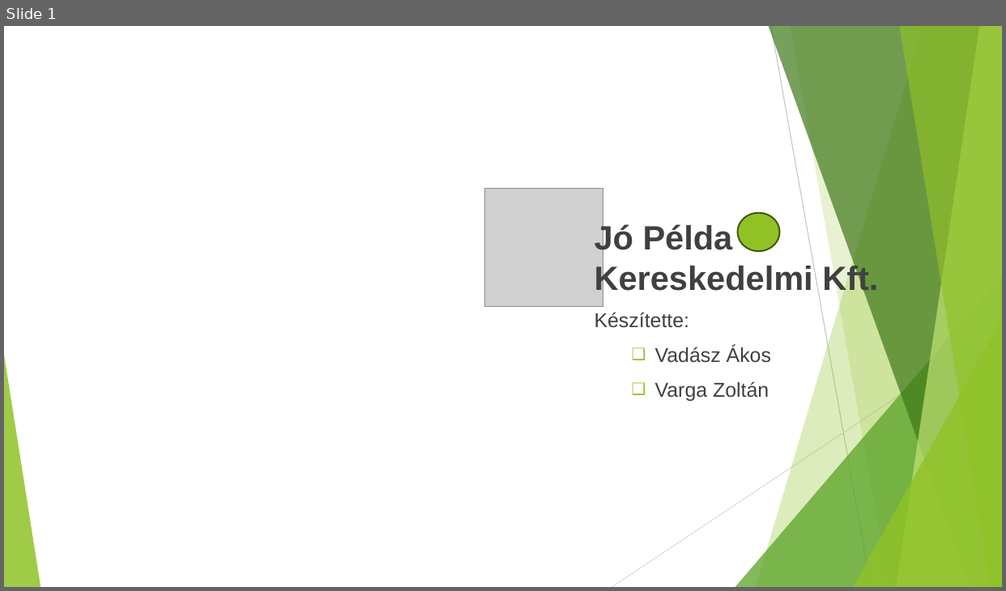
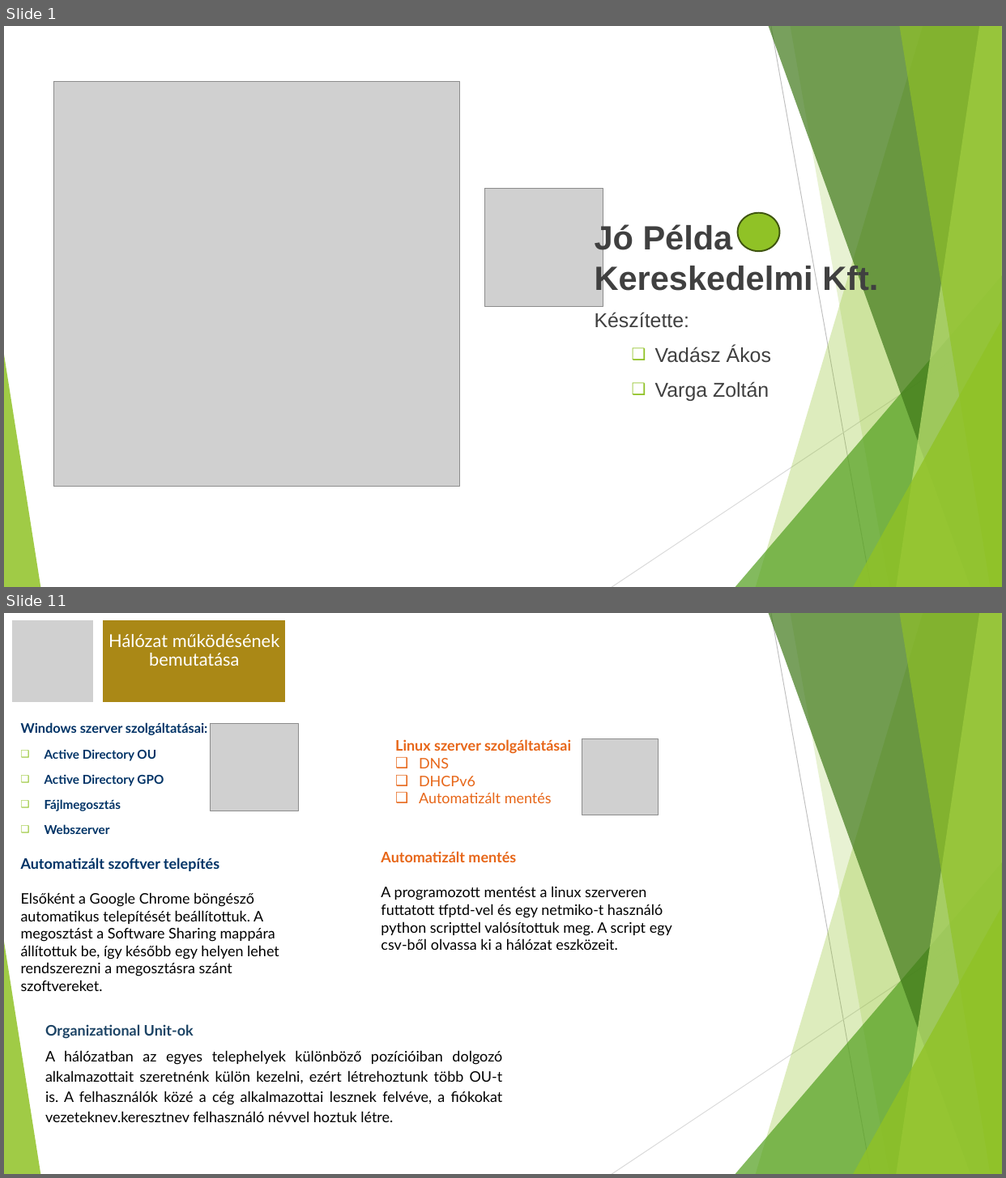
Before and after one commit to hmli83/414, a slide deck: Project_prezentacio.pptx. Shown one above the other, each under a label of ours: slide 1 before the commit, slides 1 and 11 after it; the slides between them are not shown. The pictures are 1006x591 and 1006x1178 pixels, drawn with LibreOffice and Linux fonts; fonts in the diff are those of the drawing; grey boxes stand for pictures. Boxes give left, top, right and bottom in pixels: in the first picture for what was removed or moved away, otherwise in the second. Text is boxed around its words. In the diff, an @@ line names an element or a change of style, - is before the commit and + after.

```diff
--- a/Project_prezentacio.pptx
+++ b/Project_prezentacio.pptx
@@ slide 11 added at (x1=4, y1=613, x2=1002, y2=1174), background #FFFFFF; not listed: 10 template elements that a slide beside it also shows @@
@@ picture added at (x1=11, y1=619, x2=94, y2=703) @@
@@ rectangle added at (x1=102, y1=619, x2=286, y2=703), fill #AA8916, outline #FFFFFF 1.5 pt @@
@@ text added at (x1=108, y1=634, x2=280, y2=666), 17 pt, text #FFFFFF @@
+Hálózat működésének bemutatása
@@ text added at (x1=21, y1=722, x2=207, y2=834), 11.9 pt, text #003366, bold @@
+Windows szerver szolgáltatásai:
+❑ Active Directory OU
+❑ Active Directory GPO
+❑ Fájlmegosztás
+❑ Webszerver
@@ picture added at (x1=211, y1=724, x2=298, y2=811) @@
@@ text added at (x1=395, y1=739, x2=571, y2=803), 14 pt, text #E76618 @@
+Linux szerver szolgáltatásai
+❑ DNS
+❑ DHCPv6
+❑ Automatizált mentés
@@ picture added at (x1=582, y1=739, x2=658, y2=815) @@
@@ text added at (x1=381, y1=851, x2=672, y2=950), 14 pt, text #000000 @@
+Automatizált mentés
+A programozott mentést a linux szerveren futtatott tfptd-vel és egy netmiko-t használó python scripttel valósítottuk meg. A script egy csv-ből olvassa ki a hálózat eszközeit.
@@ text added at (x1=21, y1=858, x2=279, y2=991), 14 pt, text #000000 @@
+Automatizált szoftver telepítés
+Elsőként a Google Chrome böngésző automatikus telepítését beállítottuk. A megosztást a Software Sharing mappára állítottuk be, így később egy helyen lehet rendszerezni a megosztásra szánt szoftvereket.
@@ text added at (x1=45, y1=1024, x2=503, y2=1122), 14 pt, text #000000 @@
+Organizational Unit-ok
+A hálózatban az egyes telephelyek különböző pozícióiban dolgozó alkalmazottait szeretnénk külön kezelni, ezért létrehoztunk több OU-t is. A felhasználók közé a cég alkalmazottai lesznek felvéve, a fiókokat vezeteknev.keresztnev felhasználó névvel hoztuk létre.
@@ slide 1 changed as well @@
@@ picture added at (x1=54, y1=81, x2=460, y2=487) @@
```
Also in this commit, not shown: 1 other slide changed, 9 other slides added, 1 slide removed.
